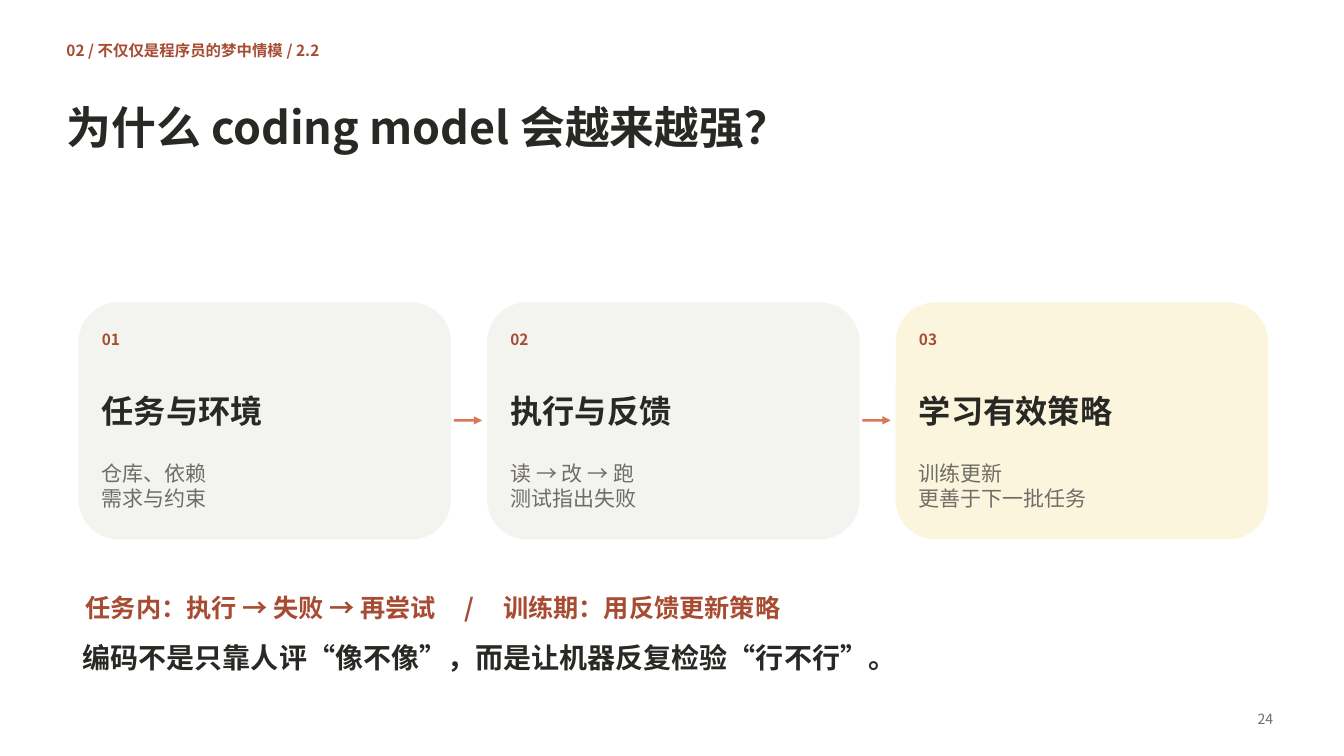
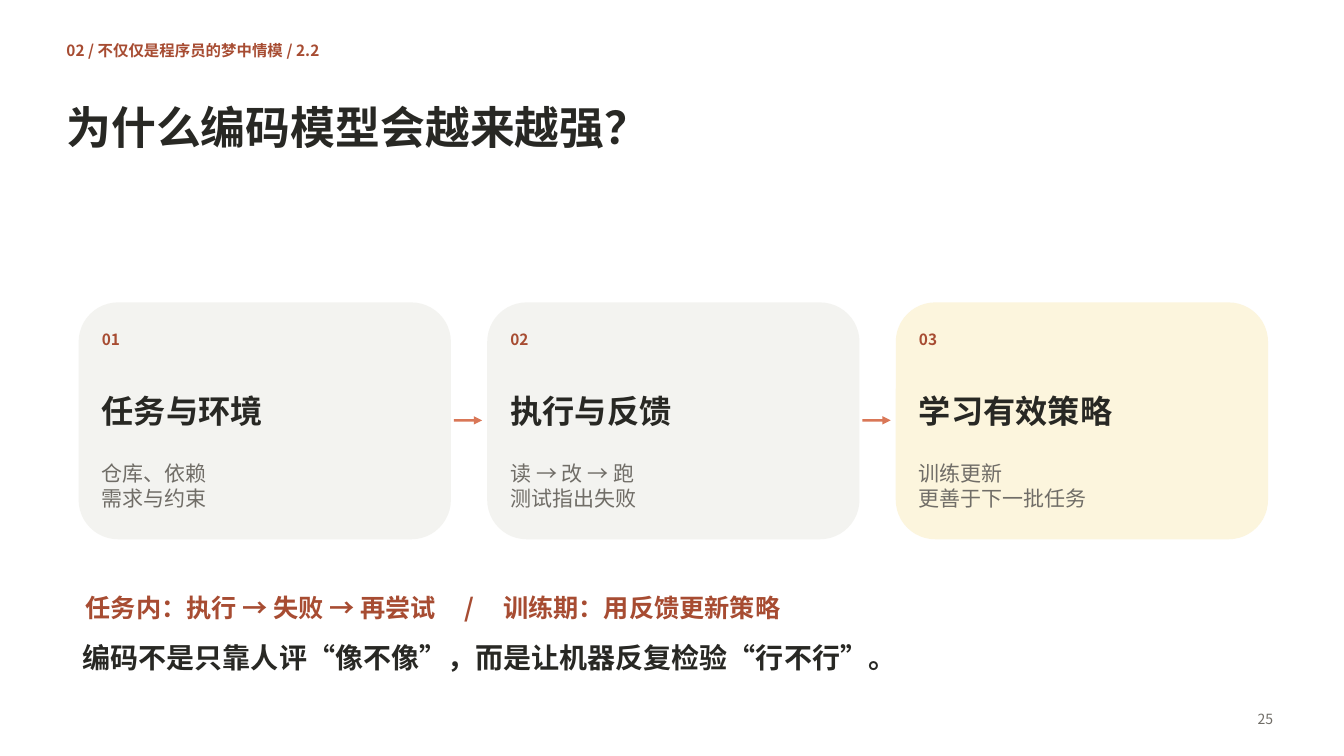
Before and after one commit to chrisptang/anthropic-ipo-story, a slide deck: slide 25 of pptx/anthropic_ipo_story_v5_claude/Anthropic_2万亿IPO的背后_编码模型与AGI_Claude.pptx (slide 24 before the commit). Drawn at 1344x756 pixels with LibreOffice and Linux fonts; fonts in the diff are those of the drawing. Boxes give left, top, right and bottom in pixels: in the first picture for what was removed or moved away, otherwise in the second. Text is boxed around its words. In the diff, an @@ line names an element or a change of style, - is before the commit and + after.

Commit message:
feat(deck): 新增编码模型定义页并同步演示文稿
- 增加聊天模型与编码模型对照，统一编码模型术语

- 同步43页演示文稿、讲稿、页码与来源审计

- 纳入更新后的PPTX及PDF导出文件

```diff
--- a/pptx/anthropic_ipo_story_v5_claude/Anthropic_2万亿IPO的背后_编码模型与AGI_Claude.pptx
+++ b/pptx/anthropic_ipo_story_v5_claude/Anthropic_2万亿IPO的背后_编码模型与AGI_Claude.pptx
@@ text at [66,105,649,149]: text changed @@
-为什么 coding model 会越来越强？
+为什么编码模型会越来越强？
@@ text at [1258,713,1274,724]: text changed @@
-24
+25
```
Also in this commit, not shown: 27 other slides changed, 1 slide added, 7 other files.
